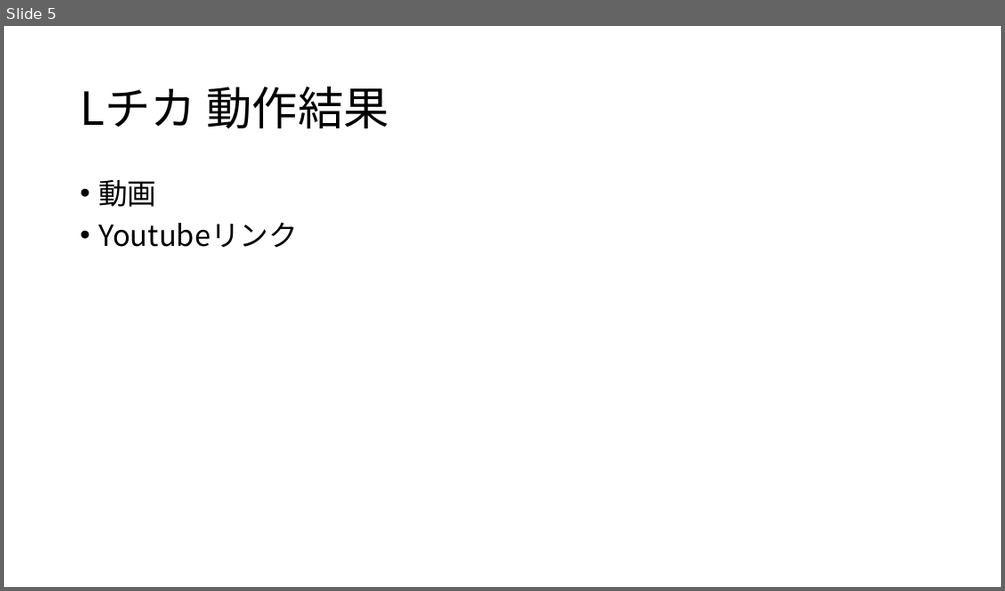
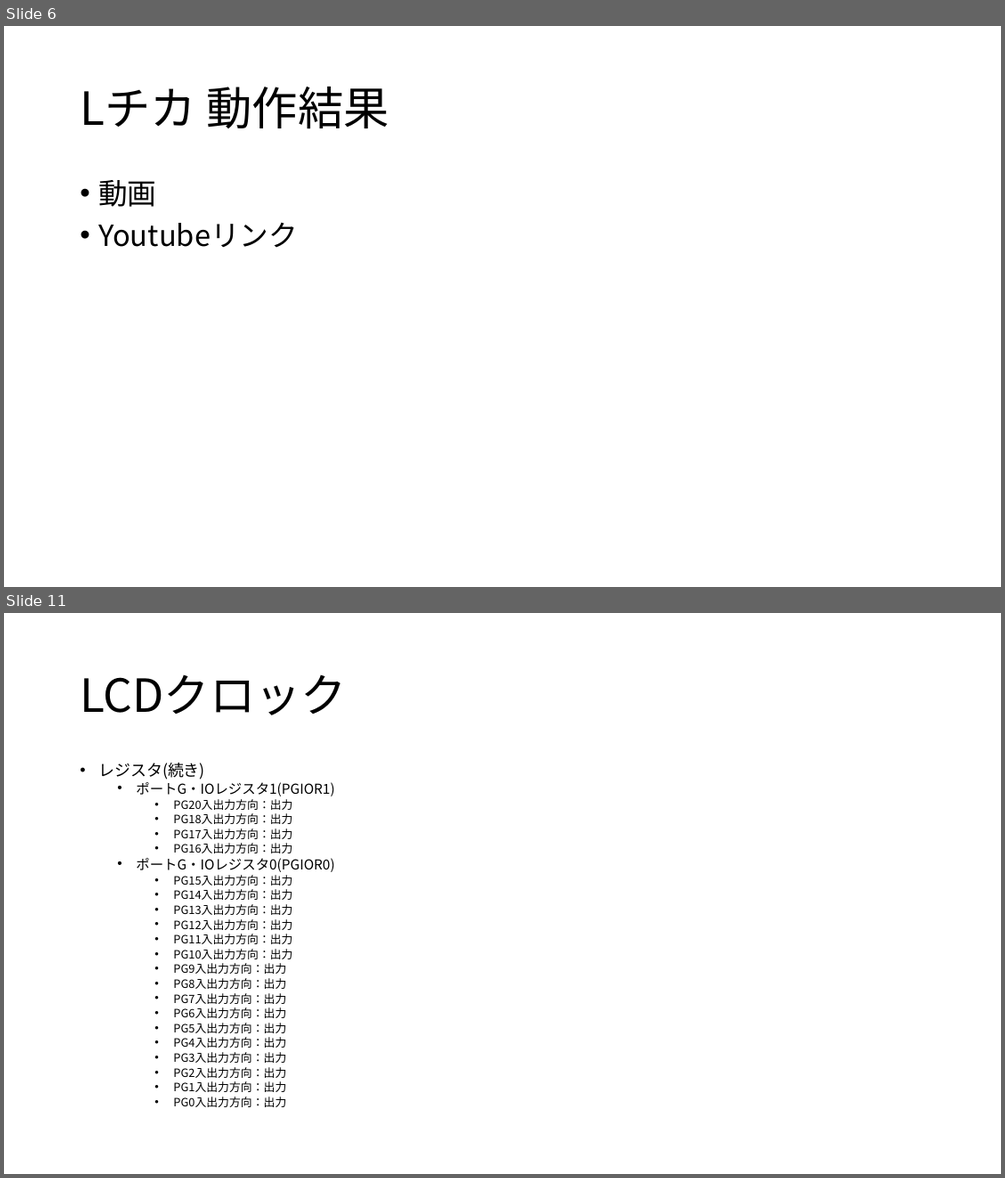
Before and after one commit to moku828/sh7262_an, a slide deck: SH7262アプリケーションノート.pptx. Shown one above the other, each under a label of ours: slide 5 before the commit, slides 6 and 11 after it; the slides between them are not shown. The pictures are 1005x591 and 1005x1178 pixels, drawn with LibreOffice and Linux fonts; fonts in the diff are those of the drawing. Boxes give left, top, right and bottom in pixels: in the first picture for what was removed or moved away, otherwise in the second. Text is boxed around its words. In the diff, an @@ line names an element or a change of style, - is before the commit and + after.

```diff
--- a/SH7262アプリケーションノート.pptx
+++ b/SH7262アプリケーションノート.pptx
@@ slide 11 added at (4, 613, 1001, 1174), background #FFFFFF @@
@@ title added at (80, 674, 347, 715), 44 pt, text #000000 @@
+LCDクロック
@@ text added at (98, 763, 334, 1107), 11 pt, text #000000 @@
+• レジスタ(続き)
+  • ポートG・IOレジスタ1(PGIOR1)
+    • PG20入出力方向：出力
+    • PG18入出力方向：出力
+    • PG17入出力方向：出力
+    • PG16入出力方向：出力
+  • ポートG・IOレジスタ0(PGIOR0)
+    • PG15入出力方向：出力
+    • PG14入出力方向：出力
+    • PG13入出力方向：出力
+    • PG12入出力方向：出力
+    • PG11入出力方向：出力
+    • PG10入出力方向：出力
+    • PG9入出力方向：出力
+    • PG8入出力方向：出力
+    • PG7入出力方向：出力
+    • PG6入出力方向：出力
+    • PG5入出力方向：出力
+    • PG4入出力方向：出力
+    • PG3入出力方向：出力
+    • PG2入出力方向：出力
+    • PG1入出力方向：出力
+    • PG0入出力方向：出力
@@ what was slide 5 is now slide 6 @@
```
Also in this commit, not shown: 2 slides changed, 13 other slides added.
